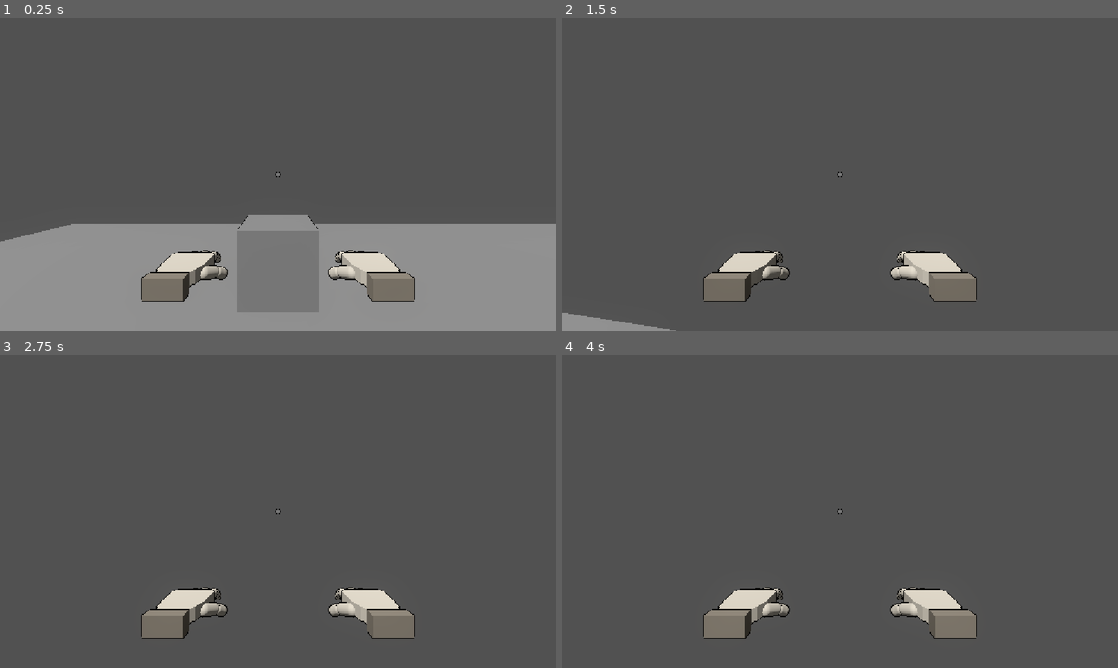
Above: before the commit, frames 1-4 (two rows, left to right).
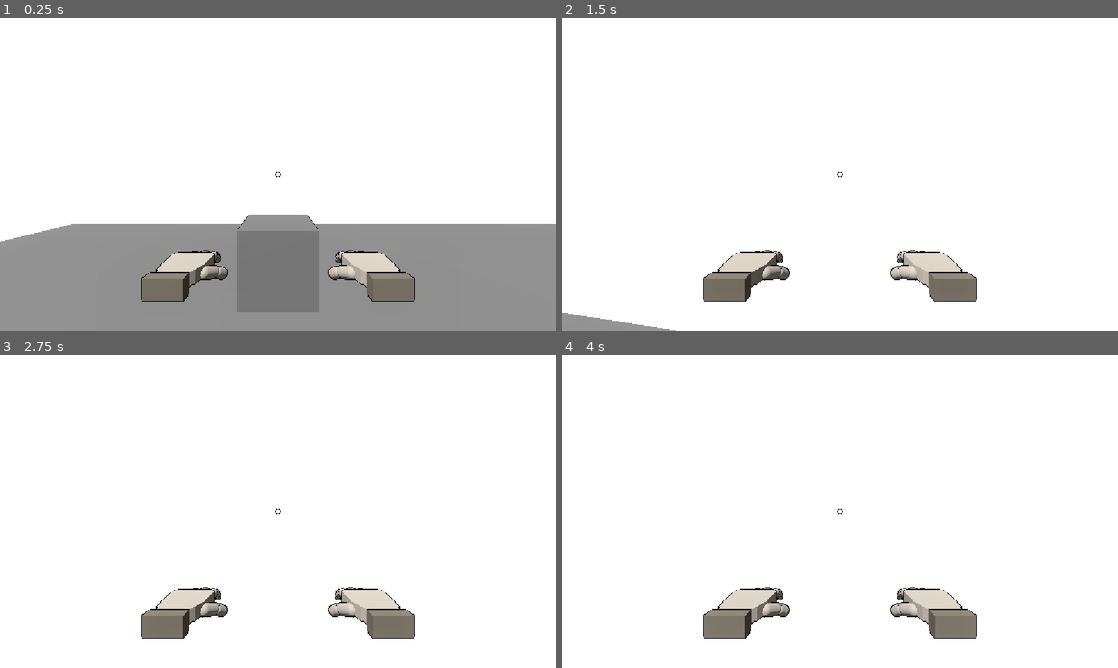
Above: after the commit, the same moments.

Repository: greedisfaust/fowl-play-project
Game: Godot game, scene res://arena/test_arena.tscn
Same seed, same stepped clock (60 frames per second), same inputs: the game is played once before the commit and once after it.
Inputs (mouse positions are in pixels of both pictures, inside the frame that each line leads up to):
- Up to frame 1 (0.25 s): no input
- Up to frame 2 (1.5 s): tap Enter at 0.5 s; move the mouse to (867, 174) at 0.52 s; hold E (interact) 0.53-1.28 s; hold W (move_forward) from 0.53 s (still down); tap Space (jump) at 0.77 s; move the mouse to (812, 174) at 1.27 s; click (812, 174) at 1.35 s
- Up to frame 3 (2.75 s): keep holding W (move_forward); tap Space (jump) at 1.52, 2 s; move the mouse to (289, 505) at 2.02 s; hold Q (punch) from 2.03 s (still down)
- Up to frame 4 (4 s): keep holding W (move_forward); tap Enter at 2.75 s; move the mouse to (834, 517) at 2.77 s; release Q (punch) at 2.78 s; tap E (interact) at 2.85 s; tap Space (jump) at 3.02, 3.5, 3.77 s; move the mouse to (878, 514) at 3.52 s; press the mouse at (878, 514) at 3.53 s

The runs differ from the first frame. In frame 1, 66% of the frame differs, in the area x 0-100%, y 0-72%; in frame 2, 96%; in frame 3, 97%, in the area x 0-100%, y 0-100%; in frame 4, 97%.

Commit message:
feat: created led effect and text glow

Diff:
--- /dev/null
+++ b/fowl-play/environment/kit/slim_world_screen.tscn
@@ -0,0 +1,7 @@
+[gd_scene format=3 uid="uid://bohm84tw787n0"]
+
+[ext_resource type="PackedScene" uid="uid://dodi6s0eif5r0" path="res://environment/kit/world_screen.tscn" id="1_py5ij"]
+
+[node name="SlimWorldScreen" type="Node3D" unique_id=681439892]
+
+[node name="WorldScreen" parent="." unique_id=1656044326 instance=ExtResource("1_py5ij")]
--- a/fowl-play/environment/kit/test_world_screen.tscn
+++ /dev/null
@@ -1,41 +0,0 @@
-[gd_scene format=3 uid="uid://dciq5f1epr2ep"]
-
-[ext_resource type="Script" uid="uid://cqa1s7x63ko24" path="res://ui/screen_text.gd" id="1_u42pp"]
-
-[sub_resource type="ViewportTexture" id="ViewportTexture_dqol5"]
-viewport_path = NodePath("SubViewport")
-
-[sub_resource type="StandardMaterial3D" id="StandardMaterial3D_u42pp"]
-resource_local_to_scene = true
-shading_mode = 0
-albedo_texture = SubResource("ViewportTexture_dqol5")
-
-[sub_resource type="PlaneMesh" id="PlaneMesh_u42pp"]
-resource_local_to_scene = true
-material = SubResource("StandardMaterial3D_u42pp")
-size = Vector2(2, 1.125)
-
-[node name="WorldScreen" type="Node3D" unique_id=816085125]
-
-[node name="Display" type="MeshInstance3D" parent="." unique_id=1073193425]
-transform = Transform3D(1, 0, 0, 0, -4.371139e-08, -1, 0, 1, -4.371139e-08, 0, 0, 0)
-mesh = SubResource("PlaneMesh_u42pp")
-
-[node name="SubViewport" type="SubViewport" parent="." unique_id=853042501]
-size = Vector2i(512, 288)
-render_target_update_mode = 4
-
-[node name="ScreenText" type="RichTextLabel" parent="SubViewport" unique_id=1831076094]
-anchors_preset = 15
-anchor_right = 1.0
-anchor_bottom = 1.0
-grow_horizontal = 2
-grow_vertical = 2
-theme_override_font_sizes/normal_font_size = 22
-theme_override_font_sizes/bold_font_size = 22
-theme_override_font_sizes/bold_italics_font_size = 22
-theme_override_font_sizes/italics_font_size = 22
-theme_override_font_sizes/mono_font_size = 22
-text = "HANS IS A BUM
-PWEI I LVOE YOU PWEI OUOOOO"
-script = ExtResource("1_u42pp")
--- a/fowl-play/environment/kit/world_screen.tscn
+++ b/fowl-play/environment/kit/world_screen.tscn
@@ -1,37 +1,63 @@
 [gd_scene format=3 uid="uid://dodi6s0eif5r0"]
 
 [ext_resource type="Script" uid="uid://cqa1s7x63ko24" path="res://ui/screen_text.gd" id="1_screen_text"]
+[ext_resource type="Shader" uid="uid://dden4d0b0xrr7" path="res://environment/kit/world_screen_text.gdshader" id="2_valms"]
 [ext_resource type="Script" uid="uid://cqy6ibl5xgikq" path="res://environment/kit/world_screen.gd" id="2_world_screen"]
 [ext_resource type="FontFile" uid="uid://ws0yv8acsgcw" path="res://assets/fonts/JetBrainsMonoNL-Regular.ttf" id="3_vx1u1"]
 
-[sub_resource type="ViewportTexture" id="ViewportTexture_world_screen"]
-viewport_path = NodePath("SubViewport")
-
 [sub_resource type="StandardMaterial3D" id="StandardMaterial3D_world_screen"]
-resource_local_to_scene = true
-albedo_texture = SubResource("ViewportTexture_world_screen")
+albedo_color = Color(0.12835406, 0.17184411, 0.2347951, 1)
 texture_filter = 1
 
 [sub_resource type="PlaneMesh" id="PlaneMesh_world_screen"]
-resource_local_to_scene = true
 material = SubResource("StandardMaterial3D_world_screen")
 size = Vector2(2, 1.125)
 
+[sub_resource type="ViewportTexture" id="ViewportTexture_qdpk0"]
+viewport_path = NodePath("SubViewport")
+
+[sub_resource type="StandardMaterial3D" id="StandardMaterial3D_3to4u"]
+transparency = 1
+shading_mode = 0
+albedo_texture = SubResource("ViewportTexture_qdpk0")
+texture_filter = 1
+
+[sub_resource type="PlaneMesh" id="PlaneMesh_vx1u1"]
+size = Vector2(2, 1.125)
+
+[sub_resource type="ShaderMaterial" id="ShaderMaterial_1stie"]
+shader = ExtResource("2_valms")
+shader_parameter/hdr_boost = 3.6
+shader_parameter/led_matrix_enabled = true
+shader_parameter/led_dot_size = 4.0
+shader_parameter/led_gap = 0.25
+shader_parameter/led_softness = 0.060000000000000005
+
 [node name="WorldScreen" type="Node3D" unique_id=1656044326]
 script = ExtResource("2_world_screen")
-led_dot_size = 16.0
+text_glow_boost = 3.6
+led_dot_size = 4.0
+led_gap = 0.25
+led_softness = 0.060000000000000005
 
 [node name="Display" type="MeshInstance3D" parent="." unique_id=541727026]
 transform = Transform3D(1, 0, 0, 0, -4.371139e-08, -1, 0, 1, -4.371139e-08, 0, 0, 0)
 mesh = SubResource("PlaneMesh_world_screen")
 
+[node name="TextDisplay" type="MeshInstance3D" parent="." unique_id=1949290712]
+transform = Transform3D(1, 0, 0, 0, -4.371139e-08, -1, 0, 1, -4.371139e-08, 0, 0, 0.002)
+material_override = SubResource("StandardMaterial3D_3to4u")
+mesh = SubResource("PlaneMesh_vx1u1")
+
 [node name="SubViewport" type="SubViewport" parent="." unique_id=73501419]
+transparent_bg = true
 msaa_2d = 1
 use_hdr_2d = true
 size = Vector2i(2048, 1152)
 render_target_update_mode = 4
 
 [node name="ScreenText" type="RichTextLabel" parent="SubViewport" unique_id=374298792]
+material = SubResource("ShaderMaterial_1stie")
 anchors_preset = 15
 anchor_right = 1.0
 anchor_bottom = 1.0
--- a/fowl-play/project.godot
+++ b/fowl-play/project.godot
@@ -77,4 +77,3 @@
 [rendering]
 
 rendering_device/driver.windows="d3d12"
-viewport/hdr_2d=true
Not shown, added: fowl-play/environment/kit/world_screen_text.gdshader.uid
